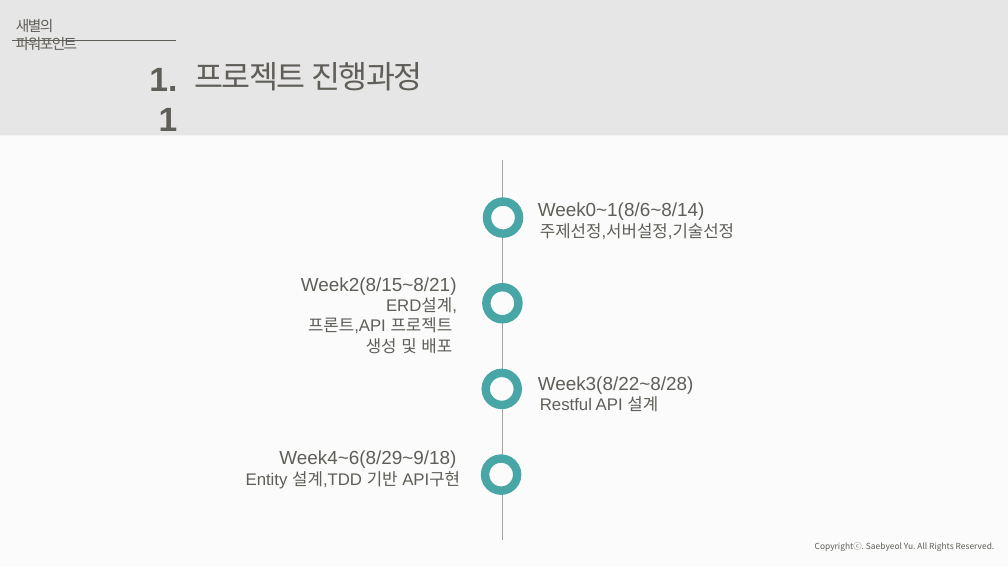
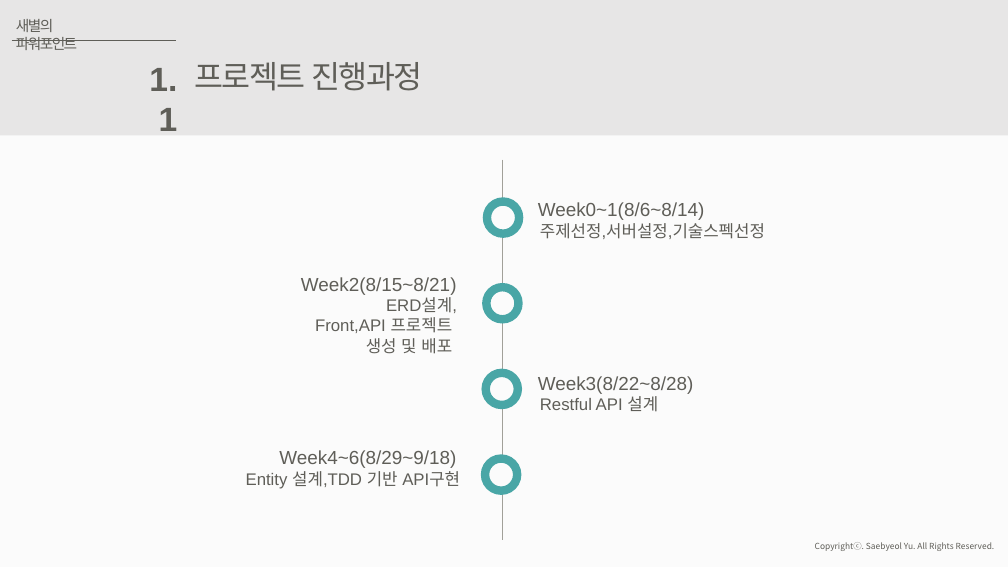
Before and after one commit to JuJinPark/interproject-process, a slide deck: slide 5 of 발표/internProject(20191010).pptx. Drawn at 1008x567 pixels with LibreOffice and Linux fonts; fonts in the diff are those of the drawing. Boxes give left, top, right and bottom in pixels: in the first picture for what was removed or moved away, otherwise in the second. Text is boxed around its words. In the diff, an @@ line names an element or a change of style, - is before the commit and + after.

```diff
--- a/발표/internProject(20191010).pptx
+++ b/발표/internProject(20191010).pptx
@@ text at box(540, 223, 765, 239): text changed @@
-주제선정,서버설정,기술선정
+주제선정,서버설정,기술스펙선정
@@ text "ERD설계,": place and size @@
-text "ERD설계," at box(308, 298, 457, 354)
+text "ERD설계," at box(315, 298, 457, 354)
@@ text at box(315, 317, 453, 333): text changed @@
-프론트,API 프로젝트
+Front,API 프로젝트
```
Also in this commit, not shown: 13 other slides changed, 2 slides added, 12 slides removed, 3 other files.
